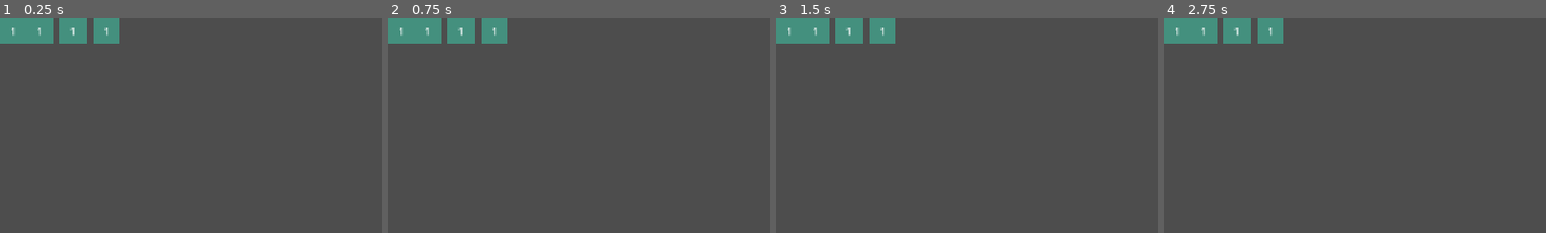
Above: before the commit, frames 1-4 (left to right).
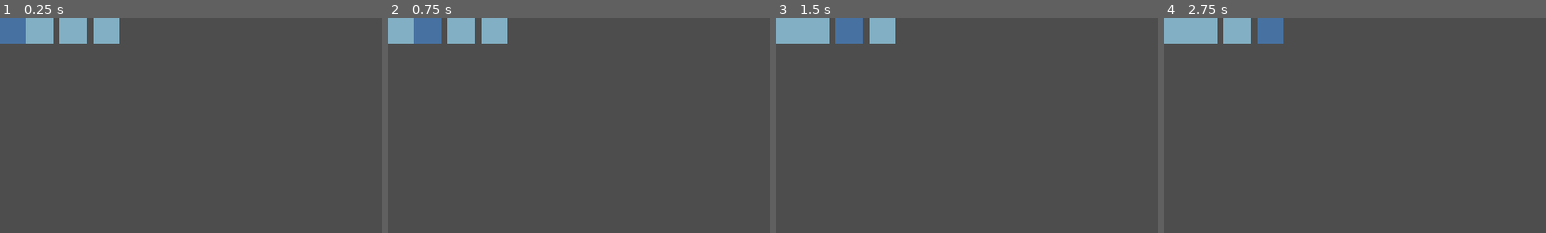
Above: after the commit, the same moments.

Repository: MxInput/Num-Guesser
Game: Godot game, scene res://nodes/game.tscn
Two runs of this game, one before a commit and one after it. Both use one fixed random seed, a clock stepped at 60 frames per second and the inputs below.
Inputs (mouse positions are % of the whole screen's width and height, from its top left):
- Up to frame 1 (0.25 s): no input
- Up to frame 2 (0.75 s): tap Enter at 0.5 s; move the mouse to (72, 45) at 0.52 s; hold D (right) from 0.53 s (still down); tap Alt at 0.6 s; click (72, 45) at 0.67 s
- Up to frame 3 (1.5 s): tap Space at 1.25 s; move the mouse to (30, 55) at 1.27 s; release D (right) at 1.28 s; hold Down from 1.28 s (still down); tap Shift at 1.35 s
- Up to frame 4 (2.75 s): tap Enter at 2 s; move the mouse to (60, 28) at 2.02 s; release Down at 2.03 s; hold D (right) from 2.03 s (still down); tap Alt at 2.1 s
The pictures show only the part of the screen within x 0-50%, y 0-50%; the shares and areas given below are measured in that part.

The runs differ from the first frame. In frame 1, 3.4% of the frame differs, in the area x 0-32%, y 0-12%; in frame 2, 3.4%; in frame 3, 3.4%; in frame 4, 3.3%.

Commit message:
user can type numbers

Diff:
--- a/nodes/game.tscn
+++ b/nodes/game.tscn
@@ -6,11 +6,22 @@
 
 [node name="Game" type="Node" unique_id=492764865]
 
-[node name="NumberGenerator" type="Node" parent="." unique_id=204677581]
+[node name="NumberGenerator" type="Node" parent="." unique_id=204677581 node_paths=PackedStringArray("num_containers")]
 script = ExtResource("1_hneav")
+default_color = Color(0.5094789, 0.6847663, 0.764535, 1)
+selected_color = Color(0.2770109, 0.44171518, 0.63190037, 1)
+num_containers = NodePath("../CanvasLayer/NumContainers")
 
-[node name="SelectHandler" type="Node" parent="." unique_id=736652129]
+[node name="SelectHandler" type="Node" parent="." unique_id=736652129 node_paths=PackedStringArray("num_containers", "delay")]
 script = ExtResource("2_g5j3c")
+num_containers = NodePath("../CanvasLayer/NumContainers")
+default_color = Color(0.5094789, 0.6847663, 0.764535, 1)
+selected_color = Color(0.2770109, 0.44171518, 0.63190037, 1)
+delay = NodePath("Delay")
+
+[node name="Delay" type="Timer" parent="SelectHandler" unique_id=1255301660]
+wait_time = 0.1
+one_shot = true
 
 [node name="CanvasLayer" type="CanvasLayer" parent="." unique_id=1655972485]
 
@@ -22,6 +33,7 @@
 
 [node name="1" parent="CanvasLayer/NumContainers" unique_id=1954013988 instance=ExtResource("2_cpdmu")]
 layout_mode = 0
+color = Color(0.5094789, 0.6847663, 0.764535, 1)
 
 [node name="2" parent="CanvasLayer/NumContainers" unique_id=915337075 instance=ExtResource("2_cpdmu")]
 layout_mode = 0
--- a/nodes/select_handler.gd
+++ b/nodes/select_handler.gd
@@ -5,14 +5,46 @@
 var current_container_index := 0
 const NUM_OF_CONTAINERS := 4
 
+@export var default_color : Color;
+@export var selected_color : Color;
+
+@export var delay : Timer
+
+
 func _input(event: InputEvent) -> void:
+	if event is InputEventKey and event.pressed:
+		var typed_event = event as InputEventKey;
+		var representation : String = PackedByteArray([typed_event.unicode]).get_string_from_utf8();
+
+		if (representation.is_valid_int()):
+			var current_container = num_containers.get_children()[current_container_index]
+			current_container.get_child(0).text = representation
+
 	if (event.is_action("left")):
-		current_container_index -= 1
+		if (delay.is_stopped()):
+			delay.start()
 
-		if (current_container_index < 0):
-			current_container_index = NUM_OF_CONTAINERS - 1
+			var current_container = num_containers.get_children()[current_container_index]
+			current_container.color = default_color
+
+			current_container_index -= 1
+
+			if (current_container_index < 0):
+				current_container_index = NUM_OF_CONTAINERS - 1
+
+			var new_container = num_containers.get_children()[current_container_index]
+			new_container.color = selected_color
 	if (event.is_action("right")):
-		current_container_index += 1
+		if (delay.is_stopped()):
+			delay.start()
 
-		if (current_container_index >= NUM_OF_CONTAINERS):
-			current_container_index = 0
+			var current_container = num_containers.get_children()[current_container_index]
+			current_container.color = default_color
+
+			current_container_index += 1
+
+			if (current_container_index >= NUM_OF_CONTAINERS):
+				current_container_index = 0
+
+			var new_container = num_containers.get_children()[current_container_index]
+			new_container.color = selected_color
--- a/scripts/number_generator.gd
+++ b/scripts/number_generator.gd
@@ -3,7 +3,26 @@
 var numbers := []
 const AMOUNT_TO_GEN := 4
 
+@export var default_color : Color;
+@export var selected_color : Color;
+
+@export var num_containers : Control
+
+func default_containers() -> void:
+	var first = true
+
+	for container in num_containers.get_children():
+		if (first):
+			first = false
+			container.color = selected_color
+		else:
+			container.color = default_color
+
+		container.get_child(0).text = ""
+
 func generate_new_numbers() -> void:
+	default_containers()
+
 	numbers.clear()
 
 	for current_index in AMOUNT_TO_GEN:
